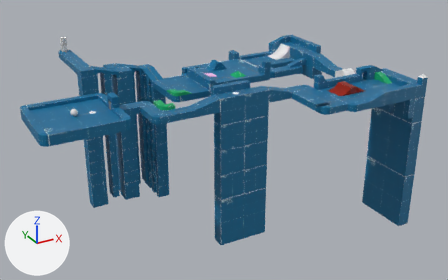
The glTF model public/assets/maze_platform_high.glb: old version first, new version second.
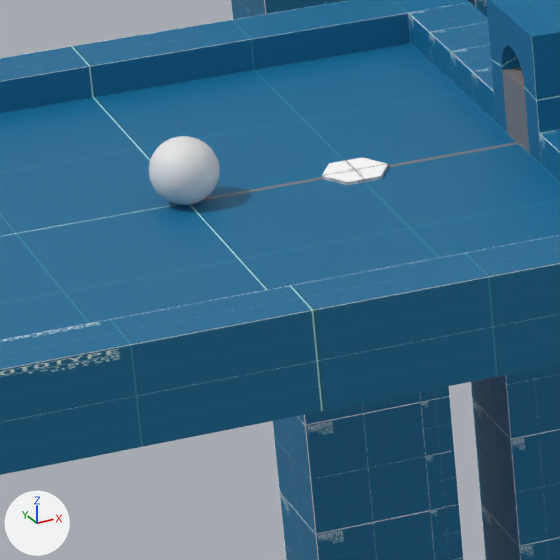
The first picture shows the older version from a 50 mm camera at (-24.8, -81.6, 31.5) aimed at (19.0, -1.9, -8.4). The close-ups show the older and then the newer version on the part from 12% to 26% of the width and 34% to 55% of the height of that picture. Only the edits that show in the close-ups are written down. Every picture has the same lights, and +X, +Y and +Z are marked at lower left. Where no turn or scale is listed for an object, it has been applied to the vertices. Vertices at exactly the same position are counted once.

The scene before the commit, as lines of its bpy script (objects in view):
```python
me_hotspot_1 = bpy.data.meshes.new('Hotspot_1')
me_hotspot_1.from_pydata(...)  # a 6-sided cylinder along z spanning x -0.5..0.5, y -0.433..0.433, z -0.025..0.025
me_hotspot_1.materials.append(mat_probuilderdefault)
me_spawn = bpy.data.meshes.new('Spawn')
me_spawn.from_pydata(...)  # 386 vertices, 768 faces; spans x -0.5..0.5, y -0.5..0.5, z -0.5..0.5
me_spawn.materials.append(mat_prototype_512x512_orange)  # its picture is missing
me_wall__7 = bpy.data.meshes.new('Wall (7)')
me_wall__7.from_pydata(...)  # a box spanning x -0.5..0.5, y -0.5..0.5, z -0.5..0.5
me_wall__7.materials.append(mat_prototype_512x512_blue2)
ob_hotspot_1 = bpy.data.objects.new('Hotspot_1', me_hotspot_1)
ob_hotspot_1.location = (-2.5, -4.0, 1.02)
ob_spawn = bpy.data.objects.new('Spawn', me_spawn)
ob_spawn.location = (-5.0, -4.0, 1.5)
ob_wall__98__007 = bpy.data.objects.new('Wall (98).007', me_wall__7)
ob_wall__98__007.parent = ob_staircase_colunm__4
ob_wall__98__007.location = (13.91, 11.65, -14.0)
ob_wall__98__007.rotation_euler = (0.0, 0.0, -1.571)  # degrees (0, 0, -90)
ob_wall__98__007.scale = (2.0, 2.0, 2.0)
# also in view: 'Wall (37)' at (0.5, -1.5, 0.8); 'Wall (95).007' at (0.0, 6.5, 0.0); 'Wall (107)' at (1.2, 6.5, -9.5); 'Wall (7)' at (-5.0, 1.5, 0.8); 'arch_offset__3_' at (0.5, -4.0, 2.0)
```
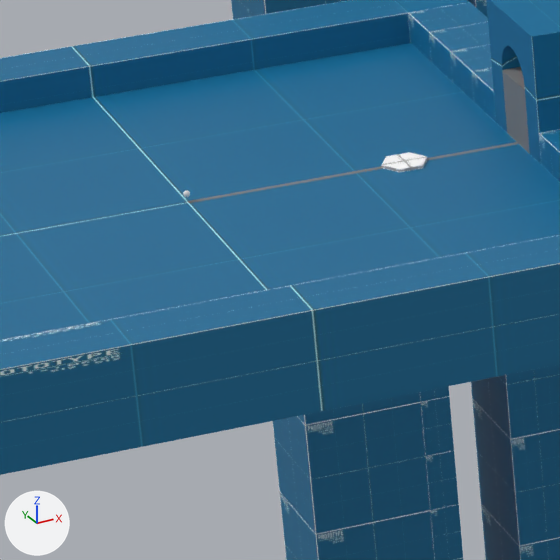
Pixel boxes [x1, y1, x2, y2] of what changed, in the close-ups (560 x 560 px):
```json
{"object": "Spawn", "change": "moved, rescaled", "before": [149, 136, 220, 205], "after": [183, 190, 190, 197]}
{"object": "Hotspot_1", "change": "moved, rescaled", "before": [322, 157, 388, 185], "after": [381, 152, 427, 172], "on screen": "30% narrower, 28% shorter"}
```

Edits to the scene script, one JSON object a line:
```json
{"block": "me_hotspot_1", "where": "# used by ob_hotspot_1; location = (-2.5, -4.0, 1.02)"}
{"op": "remove", "block": "me_hotspot_1", "code": "me_hotspot_1.from_pydata(...)  # 14 vertices, 24 faces; spans x -0.5..0.5, y -0.433..0.433, z -0.025..0.025"}
{"op": "add", "block": "me_hotspot_1", "code": "me_hotspot_1.from_pydata(...)  # 14 vertices, 24 faces; spans x -0.35..0.35, y -0.303..0.303, z -0.025..0.025"}
{"block": "me_hotspot_1", "change": "me_hotspot_1 part 1: the whole mesh is scaled about its middle by (0.7, 0.7, 1)"}
{"op": "set", "path": "ob_spawn.location", "old": "(-5.0, -4.0, 1.5)", "new": "(-5.0, -4.0, 1.14)"}
{"op": "set", "path": "ob_spawn.scale", "old": "(1.0, 1.0, 1.0)", "new": "(0.1, 0.1, 0.1)"}
{"op": "set", "path": "ob_hotspot_1.location", "old": "(-2.5, -4.0, 1.02)", "new": "(-1.75, -4.0, 1.02)"}
```
